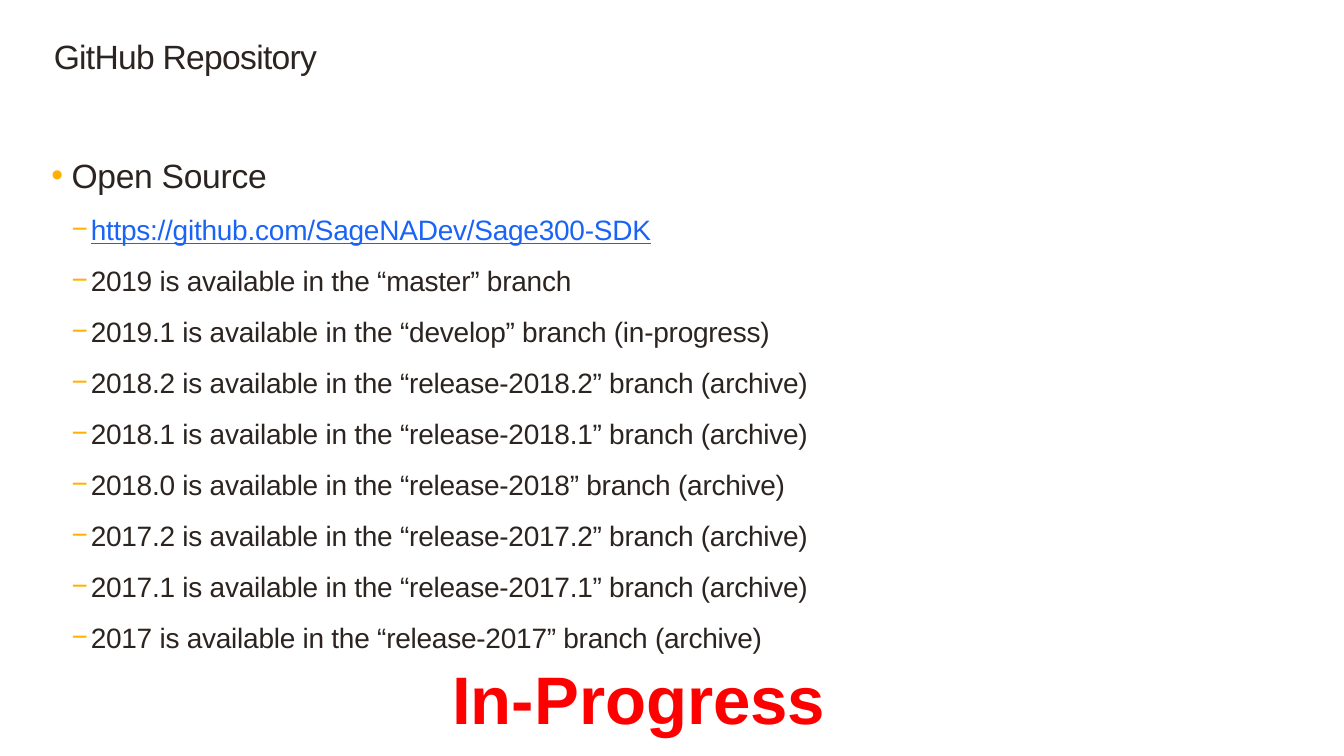
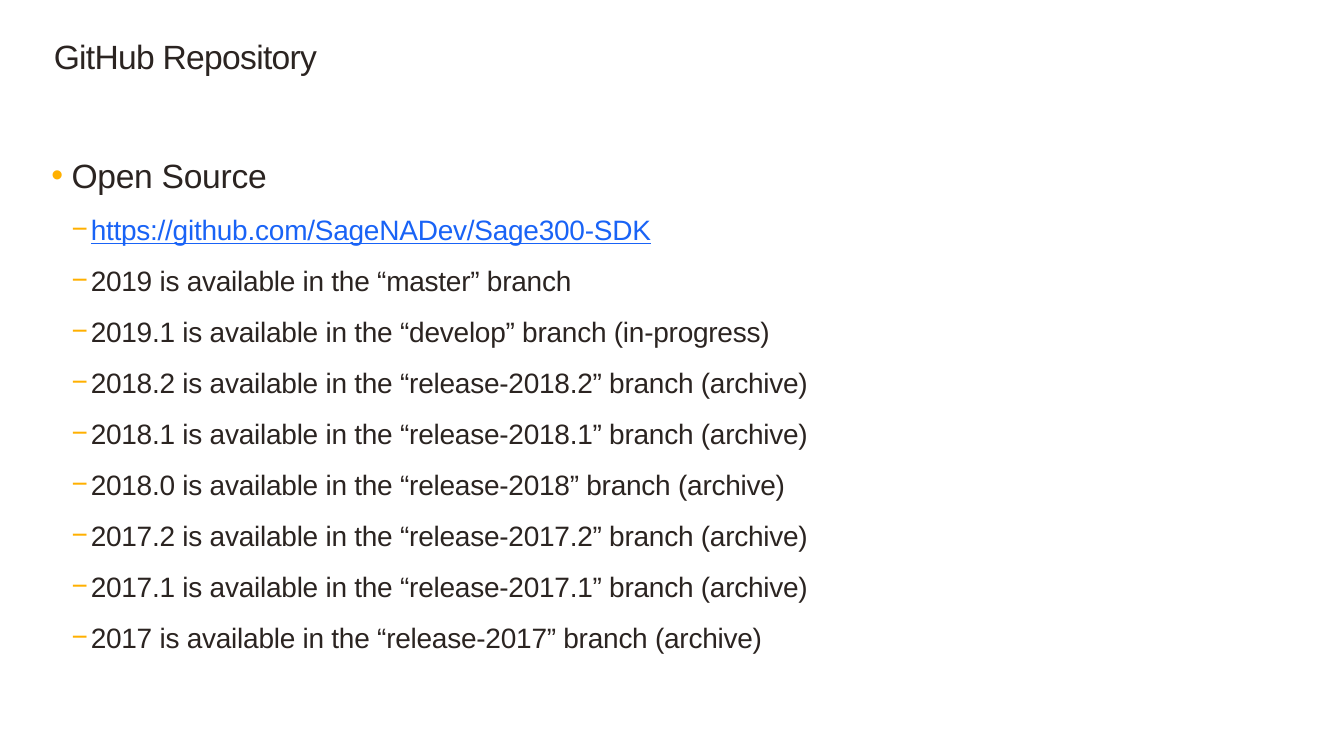
Before and after one commit to SageNADev/Sage300-SDK, a slide deck: slide 13 of docs/presentations/Sage300SDK_2019WebSDKOverview.pptx (slide 12 before the commit). Drawn at 1344x756 pixels with LibreOffice and Linux fonts; fonts in the diff are those of the drawing; background and template pictures are left out. Boxes give left, top, right and bottom in pixels: in the first picture for what was removed or moved away, otherwise in the second. Text is boxed around its words. In the diff, an @@ line names an element or a change of style, - is before the commit and + after.

```diff
--- a/docs/presentations/Sage300SDK_2019WebSDKOverview.pptx
+++ b/docs/presentations/Sage300SDK_2019WebSDKOverview.pptx
@@ text removed at (x1=452, y1=677, x2=825, y2=736) @@
-In-Progress
```
Also in this commit, not shown: 5 other slides changed, 2 slides added, 1 slide removed.
